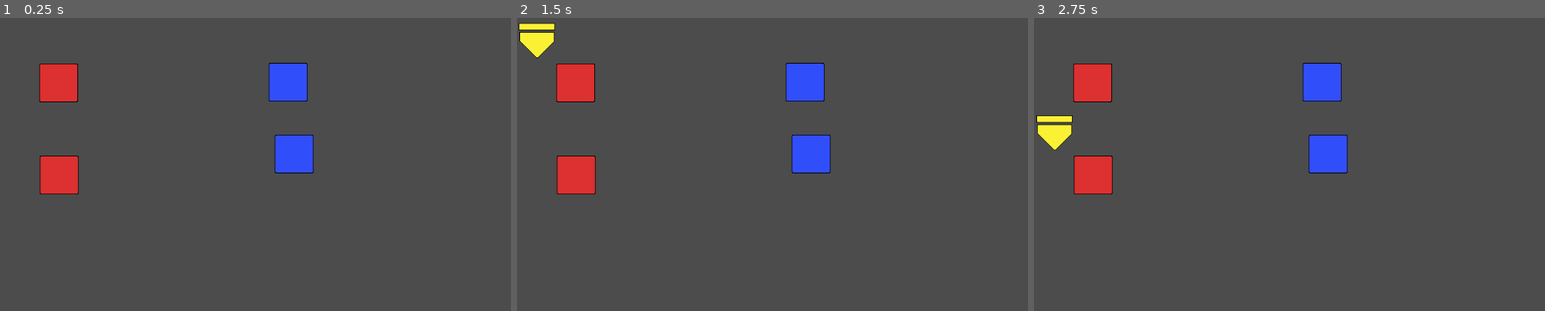
Above: before the commit, frames 1-3 (left to right).
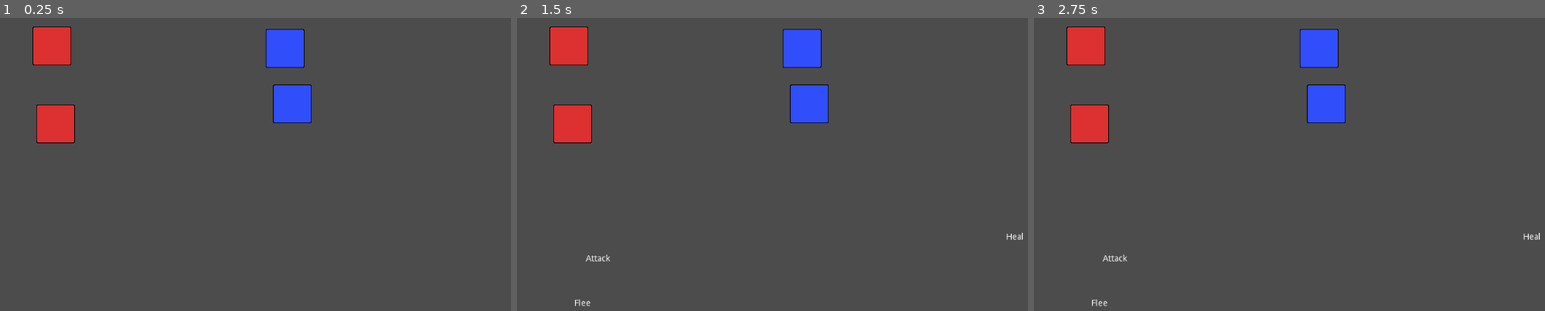
Above: after the commit, the same moments.

Repository: RedmiAndrian/RPG
Game: Godot game, scene res://src/scenes/FightScene.tscn
Two runs of this game, one before a commit and one after it. Both use one fixed random seed, a clock stepped at 60 frames per second and the inputs below.
Inputs:
- Up to frame 1 (0.25 s): no input
- Up to frame 2 (1.5 s): tap Enter (ui_accept) at 0.5, 0.6, 0.77, 1.07, 1.25, 1.35 s; hold Right (ui_right) 0.53-1.28 s; hold Left (ui_left) from 1.28 s (still down)
- Up to frame 3 (2.75 s): tap Enter (ui_accept) at 1.52, 1.82, 2, 2.1 s; release Left (ui_left) at 2.03 s; hold Right (ui_right) from 2.03 s (still down)

The runs differ from the first frame. In frame 1, 7.1% of the frame differs, in the area x 6-62%, y 2-61%; in frame 2, 7.8%; in frame 3, 7.8%, in the area x 0-100%, y 2-99%.

Commit message:
new year update

Diff:
--- a/src/scenes/FightScene.tscn
+++ b/src/scenes/FightScene.tscn
@@ -9,25 +9,58 @@
 position = Vector2( 512, 304 )
 
 [node name="goodGuys" type="Node2D" parent="."]
-position = Vector2( 64, 69 )
+position = Vector2( 1, 6 )
 
 [node name="goodGuys_1" type="Sprite" parent="goodGuys"]
-position = Vector2( 33, 68 )
+position = Vector2( 85, 70 )
 
 [node name="goodGuys_2" type="Sprite" parent="goodGuys"]
-position = Vector2( 34, 221 )
+position = Vector2( 91, 199 )
 
 [node name="goodGuys_3" type="Sprite" parent="goodGuys"]
-position = Vector2( 847, 62 )
+position = Vector2( 914, 64 )
 
 [node name="goodGuys_4" type="Sprite" parent="goodGuys"]
-position = Vector2( 853, 218 )
+position = Vector2( 934, 223 )
 
 [node name="badGuys" type="Node2D" parent="."]
-position = Vector2( 381, 67 )
+position = Vector2( 3, 5 )
 
 [node name="badGuys_1" type="Sprite" parent="badGuys"]
-position = Vector2( 96, 69 )
+position = Vector2( 469, 75 )
 
 [node name="badGuys_2" type="Sprite" parent="badGuys"]
-position = Vector2( 106, 188 )
+position = Vector2( 481, 167 )
+
+[node name="hud" type="Node2D" parent="."]
+position = Vector2( 0, 6 )
+
+[node name="label_1" type="Label" parent="hud"]
+margin_left = 114.0
+margin_top = 416.0
+margin_right = 154.0
+margin_bottom = 430.0
+
+[node name="label_2" type="Label" parent="hud"]
+margin_left = 810.0
+margin_top = 380.0
+margin_right = 850.0
+margin_bottom = 394.0
+
+[node name="label_3" type="Label" parent="hud"]
+margin_left = 95.0
+margin_top = 490.0
+margin_right = 135.0
+margin_bottom = 504.0
+
+[node name="label_4" type="Label" parent="hud"]
+margin_left = 858.0
+margin_top = 479.0
+margin_right = 898.0
+margin_bottom = 493.0
+
+[node name="main_label" type="Label" parent="hud"]
+margin_left = 389.0
+margin_top = 24.0
+margin_right = 429.0
+margin_bottom = 38.0
--- a/src/scripts/FightScene.gd
+++ b/src/scripts/FightScene.gd
@@ -1,15 +1,31 @@
+# kinda like important classes and function that related to the node Node
 extends Node
+
+# Don't run two input key functions at the same time!!!!!!!
 
 # Variable(s) initialisation
 var Character = load("res://src/classes/character.gd")
-var player_list
-var enemy_list
-var isPlayerTurn
-var isGoodCharacterTime
-onready var _init_index = 0
-onready var goodGuys = get_node("goodGuys")
-onready var badGuys = get_node("badGuys")
-
+var player_list # List of good guys
+var enemy_list # List of bad guys
+var option_list # List of options
+var isPlayerTurn # Bool to check if it's player's turn
+var isGoodCharacterTime # Bool to check if it's turn to choose good guys
+var user_options # Bool to check if it's time for option/menu select
+var option_selected # A variable (string) to state which option is selected
+var selected_goodGuys # A variable (Characters) to state which good guys is selected
+var selected_badGuys # A variable (Characters) to state which bad guys is selected
+var isMenuLoaded # Bool to check if menu is loaded
+var isAction = false # Bool to see if action is been done
+var enter_pressed = false
+var isAttack = false
+onready var _init_index = 0 # An index variable for the getter of array
+onready var goodGuys = get_node("goodGuys") # Referencing the goodGuys node (Node2D)
+onready var badGuys = get_node("badGuys") # Referencing the badGuys node (Node3D)
+
+# Debug: initialising option
+var op1 = "Attack"
+var op2 = "Heal"
+var op3 = "Flee"
 
 # DEBUG: initialising good guys
 var player1 = Character.new("Knight1", 40, 7, 5, 15, "res://src/assets/goodGuys.png")
@@ -23,7 +39,8 @@
 
 # Function for keypresses: Choose which enemy and which player
 func get_input_for_cursor_choosing_characters(player_num, enemy_num, _choose_goodGuys):
-	if Input.is_action_just_pressed("ui_left"):
+	user_options = false
+	if Input.is_action_just_pressed("ui_left") and !user_options:
 		# If it's time to choose good guys
 		if _choose_goodGuys:
 			if _init_index - 1 >= 0:
@@ -33,14 +50,15 @@
 			_deploy_cursor(get_node("goodGuys/goodGuys_" + str(_init_index + 1)).get_position().x, get_node("goodGuys/goodGuys_" + str(_init_index + 1)).get_position().y)
 
 		# If it's time to choose bad guys
-		if not _choose_goodGuys:
+		if !_choose_goodGuys:
+			print_debug("clicked")
 			if _init_index - 1 >= 0:
 				_init_index = _init_index - 1
 			else:
 				_init_index = enemy_num - 1
 			_deploy_cursor(get_node("badGuys/badGuys_" + str(_init_index + 1)).get_position().x, get_node("badGuys/badGuys_" + str(_init_index + 1)).get_position().y)
 
-	if Input.is_action_just_pressed("ui_right"):
+	if Input.is_action_just_pressed("ui_right") and !user_options:
 		# If it's time to choose good guys
 		if _choose_goodGuys:
 			if _init_index + 1 < player_num:
@@ -50,13 +68,27 @@
 			_deploy_cursor(get_node("goodGuys/goodGuys_" + str(_init_index + 1)).get_position().x, get_node("goodGuys/goodGuys_" + str(_init_index + 1)).get_position().y)
 
 		# If it's time to choose badguys
-		if not _choose_goodGuys:
+		if !_choose_goodGuys:
+			print_debug("clicked")
 			if _init_index + 1 < enemy_num:
 				_init_index = _init_index + 1
 			else:
 				_init_index = 0
 			_deploy_cursor(get_node("badGuys/badGuys_" + str(_init_index + 1)).get_position().x, get_node("badGuys/badGuys_" + str(_init_index + 1)).get_position().y)
 
+	if Input.is_action_just_pressed("ui_accept") and _choose_goodGuys:
+		selected_goodGuys = player_list[_init_index]
+		_init_index = 0
+		user_options = true
+		_destroy_cursor()
+		isGoodCharacterTime = !_choose_goodGuys
+	elif Input.is_action_just_pressed("ui_accept") and (!_choose_goodGuys and isAction):
+		print_debug("chosen bad guys")
+		selected_badGuys = enemy_list[_init_index]
+		_init_index = 0
+		user_options = true
+		_destroy_cursor()
+		isGoodCharacterTime = !_choose_goodGuys
 
 # Function to deploy cursor to the scene to the desired position
 func _deploy_cursor(x, y):
@@ -67,9 +99,100 @@
 	_cursor.set_position(Vector2(x, y))
 	add_child(_cursor)
 
+# Function to load options
+func load_option(options):
+	for i in range(1, len(option_list) + 1):
+		get_node("hud/label_" + str(i)).text = option_list[i - 1]
+
+# Function to deploy menu_cursor
+func _deploy_menu_cursor(x, y):
+	_destroy_menu_cursor()
+	var _menu_cursor = Sprite.new()
+	_menu_cursor.texture = load("res://src/assets/menu_cursor.png")
+	_menu_cursor.name = "_menu_cursor"
+	_menu_cursor.set_position(Vector2(x, y))
+	add_child(_menu_cursor)
+
+# Function to destroy menu cursor
+func _destroy_menu_cursor():
+	if get_node_or_null("_menu_cursor") != null:
+		remove_child(get_node("_menu_cursor"))
+
+# Function for getting input for choosing options in the menu
+func get_input_for_menu():
+	# Code for managing menu cursor
+	if Input.is_action_just_pressed("ui_left") and !isAction:
+		if _init_index - 1 >= 0:
+			_init_index = _init_index - 1
+		else:
+			_init_index = len(option_list) - 1
+		_deploy_menu_cursor(get_node("hud/label_" + str(_init_index + 1)).rect_position.x, get_node("hud/label_" + str(_init_index + 1)).rect_position.y)
+	if Input.is_action_just_pressed("ui_right") and !isAction:
+		if _init_index + 1 < len(option_list):
+			_init_index = _init_index + 1
+		else:
+			_init_index = 0
+		_deploy_menu_cursor(get_node("hud/label_" + str(_init_index + 1)).rect_position.x, get_node("hud/label_" + str(_init_index + 1)).rect_position.y)
+
+	if Input.is_action_just_pressed("ui_accept") and (!isAction and get_node_or_null("_menu_cursor") != null):
+		enter_pressed = true
+		_destroy_menu_cursor()
+		option_selected = option_list[_init_index]
+
+		if option_selected == "Attack":
+			print_debug("Attack")
+			isAttack = true
+			isAction = true
+		if option_selected == "Heal":
+			_heal(selected_goodGuys)
+		if option_selected == "Flee":
+			_flee()
+
+# Function to attack
+func _attack(player):
+	get_input_for_cursor_choosing_characters(len(player_list), len(player_list), isGoodCharacterTime)
+	if selected_badGuys != null:
+		selected_badGuys.set_health(selected_badGuys.get_health() - player.get_damage())
+		isAction = false
+		isGoodCharacterTime = true
+		user_options = false
+		isPlayerTurn = false
+		print_debug(selected_badGuys.get_health())
+		selected_badGuys = null
+		selected_goodGuys = null
+
+# Function to heal
+func _heal(player):
+	pass
+	isAction = false
+	isGoodCharacterTime = true
+	user_options = false
+	selected_badGuys = null
+	selected_goodGuys = null
+
+# Function to flee
+func _flee():
+	pass
+
+# Function of what to do after player choosing character
+func menu_select():
+	if !isMenuLoaded:
+		load_option(option_list)
+
+	if isAction:
+		if isAttack:
+			_attack(selected_goodGuys)
+	else:
+		get_input_for_menu()
+
+
+
 # Function of what to do during player's turn
 func _isPlayerTurnFunc():
-	get_input_for_cursor_choosing_characters(len(player_list), len(enemy_list), isGoodCharacterTime)
+	if !user_options:
+		get_input_for_cursor_choosing_characters(len(player_list), len(enemy_list), isGoodCharacterTime)
+	if user_options:
+		menu_select()
 
 # TODO: Function for an AI to do
 func _ai():
@@ -99,10 +222,12 @@
 # Called when the node enters the scene tree for the first time.
 func _ready():
 	# DEBUG initialising an array of good guys and bad guys
+	user_options = false
 	isPlayerTurn = true
 	isGoodCharacterTime = true
 	player_list = [player1, player2]
 	enemy_list = [enemy1, enemy2]
+	option_list = [op1, op2, op3]
 	_load_characters()
 
 # Called every frame. 'delta' is the elapsed time since the previous frame.
Binary file added: src/assets/menu_cursor.png
Not shown, added: src/assets/menu_cursor.png.import
